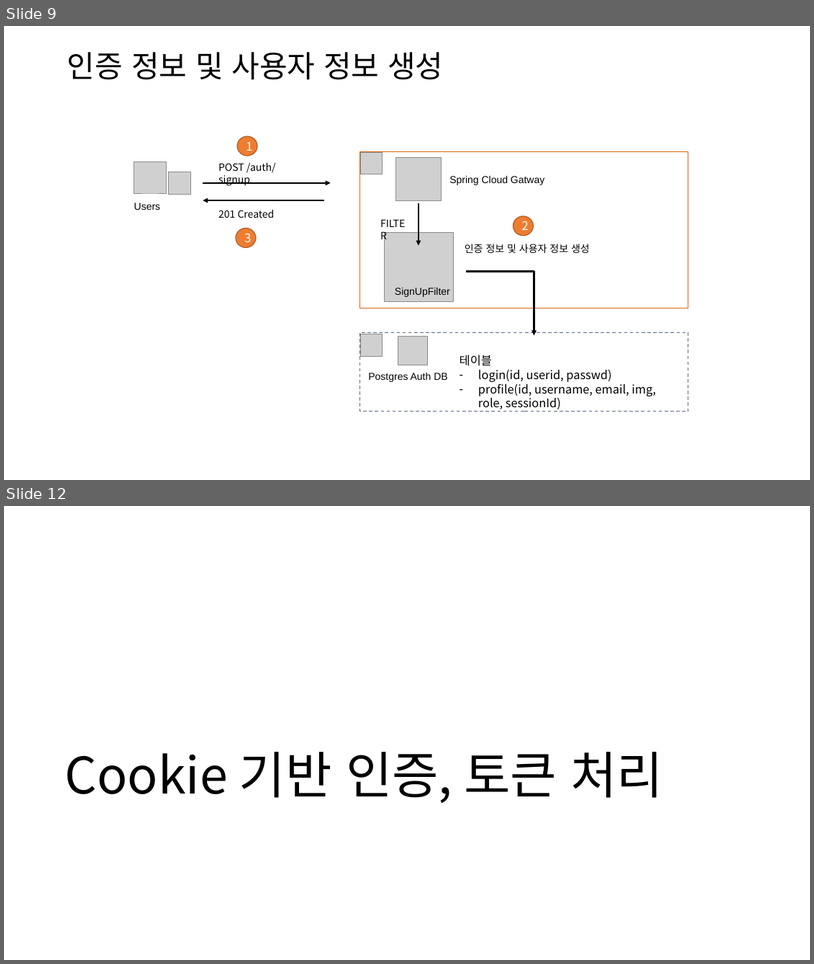
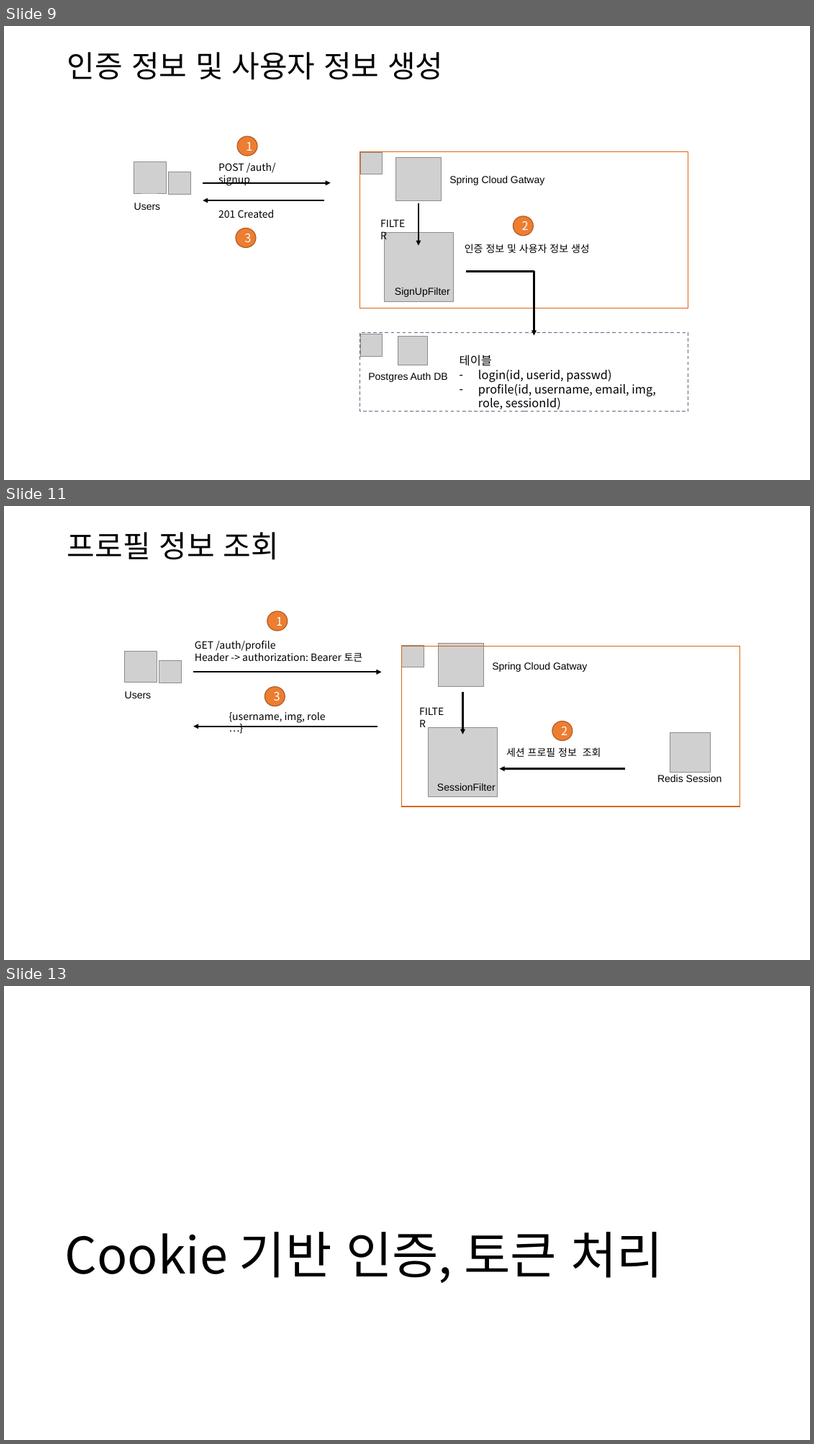
Before and after one commit to kdkcom1234/git2021, a slide deck: 8-msa/auth/-. 인증, 허가, 세션.pptx. Shown one above the other, each under a label of ours: slides 9 and 12 before the commit, slides 9, 11 and 13 after it; the slides between them are not shown. The pictures are 814x964 and 814x1444 pixels, drawn with LibreOffice and Linux fonts; fonts in the diff are those of the drawing; grey boxes stand for pictures. Boxes give left, top, right and bottom in pixels: in the first picture for what was removed or moved away, otherwise in the second. Text is boxed around its words. In the diff, an @@ line names an element or a change of style, - is before the commit and + after.

Commit message:
프로필 처리 추가

```diff
--- a/8-msa/auth/-. 인증, 허가, 세션.pptx
+++ b/8-msa/auth/-. 인증, 허가, 세션.pptx
@@ slide 11 added at box(4, 506, 810, 960), background #FFFFFF @@
@@ title added at box(67, 532, 279, 560), 36 pt, text #000000 @@
+프로필 정보 조회
@@ ellipse added at box(267, 611, 287, 631), fill #ED7D31, outline #AF5C24 1 pt, 14 pt, text #FFFFFF @@
+1
@@ picture added at box(124, 651, 157, 682) @@
@@ text added at box(195, 640, 363, 662), 12 pt, text #000000 @@
+GET /auth/profile
+Header -> authorization: Bearer 토큰
@@ picture added at box(402, 645, 424, 667) @@
@@ rectangle added at box(402, 646, 741, 806), outline #D86613 1 pt @@
@@ picture added at box(439, 644, 484, 687) @@
@@ picture added at box(160, 661, 182, 683) @@
@@ arrow added from (193, 672) to (381, 672), #000000 2 pt @@
@@ text added at box(492, 662, 587, 672), 12 pt, text #000000 @@
+Spring Cloud Gatway
@@ text added at box(125, 691, 151, 698), 12 pt, text #000000 @@
+Users
@@ ellipse added at box(265, 686, 285, 705), fill #ED7D31, outline #AF5C24 1 pt, 14 pt, text #FFFFFF @@
+3
@@ arrow added from (463, 692) to (463, 734), #000000 2 pt @@
@@ text added at box(229, 712, 325, 723), 12 pt, text #000000 @@
+{username, img, role …}
@@ text added at box(414, 702, 455, 720), 12 pt, text #000000 @@
+FILTER
@@ ellipse added at box(553, 721, 573, 740), fill #ED7D31, outline #AF5C24 1 pt, 14 pt, text #FFFFFF @@
+2
@@ arrow added from (377, 726) to (193, 726), #000000 2 pt @@
@@ picture added at box(429, 728, 498, 796) @@
@@ picture added at box(671, 732, 710, 772) @@
@@ text added at box(507, 747, 602, 757), 12 pt, text #000000 @@
+세션 프로필 정보 조회
@@ text added at box(437, 783, 496, 790), 12 pt, text #000000 @@
+SessionFilter
@@ arrow added from (626, 769) to (500, 769), #000000 2 pt @@
@@ text added at box(658, 775, 723, 782), 12 pt, text #000000 @@
+Redis Session
@@ what was slide 12 is now slide 13 @@
```
Also in this commit, not shown: 3 slides changed.
